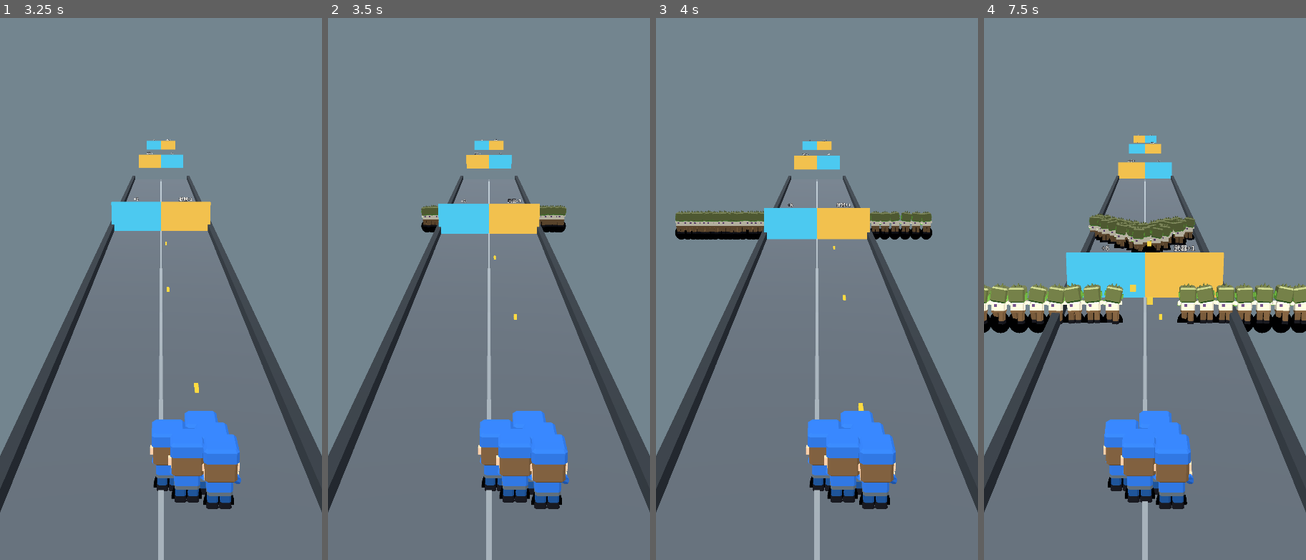
Above: before the commit, frames 1-4 (left to right).
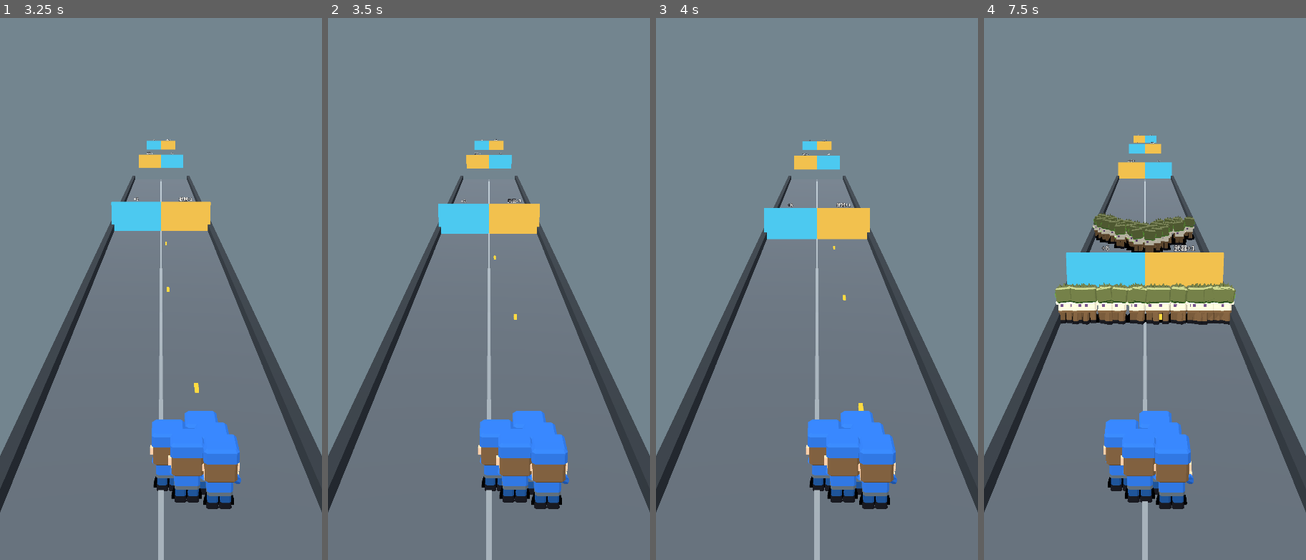
Above: after the commit, the same moments.

Repository: sylsaint/zombie-blaster
Game: Godot game, scene res://scenes/main.tscn
Same seed, same stepped clock (60 frames per second), same inputs: the game is played once before the commit and once after it.
Inputs (mouse positions are in pixels of both pictures, inside the frame that each line leads up to):
- Up to frame 1 (3.25 s): click "开始" at 0.5 s; click "第 1 关" at 1.25 s; tap Enter at 2 s; move the mouse to (231, 245) at 2.02 s; hold Shift 2.03-2.75 s; click (231, 245) at 2.17 s; drag from (96, 299) to (144, 386) at 2.77 s
- Up to frame 2 (3.5 s): no input
- Up to frame 3 (4 s): move the mouse to (849, 148) at 3.52 s; tap Ctrl at 3.6 s; click (849, 148) at 3.67 s
- Up to frame 4 (7.5 s): drag from (1128, 386) to (1048, 186) at 4.27 s; move the mouse to (1241, 359) at 5.02 s; tap Alt at 5.1 s; click (1241, 359) at 5.17 s; drag from (1048, 186) to (1096, 131) at 5.77 s; move the mouse to (1161, 272) at 6.52 s; hold Shift 6.53-7.25 s; click (1161, 272) at 6.67 s; drag from (1096, 131) to (1080, 299) at 7.27 s

Frame 1 is identical in both runs. In frame 2, 0.6% of the frame differs, in the area x 28-74%, y 34-40%; in frame 3, 2.3%; in frame 4, 6.2%, in the area x 0-100%, y 35-59%.

Commit message:
Keep zombie bodies inside the lane rails.
Clamp formation and post-tick enemy x to the rail line minus body radius, and assert every enemy stays there through the level-1 run.

Co-authored-by: nihilism9 <sylsaint@users.noreply.github.com>

Diff:
--- a/scripts/combat_sim.gd
+++ b/scripts/combat_sim.gd
@@ -93,6 +93,7 @@
 	casualties.tick(dt)
 	if auto_respawn:
 		maintain_counts()
+	_clamp_bodies()
 	if profile != null:
 		profile.combat_us += int(Time.get_ticks_usec() - t0)
 
@@ -121,22 +122,38 @@
 
 
 func _spawn_archetype(arch: EnemyArchetype) -> int:
-	var px := randf_range(-lane_span, lane_span)
+	var px := LaneMotion.clamp_body_x(randf_range(-lane_span, lane_span), arch.radius)
 	var pz := squad.position.z - randf_range(respawn_near, respawn_far)
 	var variant := clampf(arch.color_variant + randf_range(-0.04, 0.04), 0.0, 1.0)
 	return EnemyCatalog.place(enemies, arch, stage, px, pz, variant)
 
 
 func _spawn_ahead(kind: int) -> int:
-	var px := randf_range(-lane_span, lane_span)
+	var body_radius := EnemyPool.GRUNT_RADIUS
+	match kind:
+		EnemyPool.Archetype.ELITE:
+			body_radius = EnemyPool.ELITE_RADIUS
+		EnemyPool.Archetype.BOSS:
+			body_radius = EnemyPool.BOSS_RADIUS
+	var px := LaneMotion.clamp_body_x(randf_range(-lane_span, lane_span), body_radius)
 	var pz := squad.position.z - randf_range(respawn_near, respawn_far)
 	match kind:
 		EnemyPool.Archetype.ELITE:
-			return enemies.spawn(kind, px, pz, 220.0, 1.1, EnemyPool.ELITE_RADIUS, randf_range(0.72, 0.95))
+			return enemies.spawn(kind, px, pz, 220.0, 1.1, body_radius, randf_range(0.72, 0.95))
 		EnemyPool.Archetype.BOSS:
-			return enemies.spawn(kind, px, pz, 4000.0, 0.9, EnemyPool.BOSS_RADIUS, 0.5)
+			return enemies.spawn(kind, px, pz, 4000.0, 0.9, body_radius, 0.5)
 		_:
-			return enemies.spawn(kind, px, pz, 20.0, 1.6, EnemyPool.GRUNT_RADIUS, randf_range(0.05, 0.45))
+			return enemies.spawn(kind, px, pz, 20.0, 1.6, body_radius, randf_range(0.05, 0.45))
+
+
+func _clamp_bodies() -> void:
+	var a := 0
+	while a < enemies.active_n:
+		var id := enemies.active_ids[a]
+		a += 1
+		if enemies.state[id] == EnemyPool.State.FREE:
+			continue
+		enemies.x[id] = LaneMotion.clamp_body_x(enemies.x[id], enemies.radius[id])
 
 
 func _spawn_shots() -> void:
--- a/scripts/lane_motion.gd
+++ b/scripts/lane_motion.gd
@@ -1,10 +1,15 @@
 class_name LaneMotion
 extends RefCounted
-## Maps a horizontal screen drag into a lane X and clamps it.
+## Maps a horizontal screen drag into a lane X and keeps bodies inside the rails.
 ##
 ## One full viewport-width of drag covers the whole lane, so a swipe can
 ## cross from rail to rail on any phone aspect. The greybox player uses this;
-## the future squad anchor should keep using it instead of growing its own copy.
+## the squad anchor should keep using it instead of growing its own copy.
+## Enemy centers use the same rail line, pulled in by their body radius.
+
+
+## Greybox rail centerline. scenes/main.tscn places the rails at X = ±3.75.
+const RAIL_X := 3.75
 
 
 static func apply_drag(current_x: float, screen_dx: float, viewport_width: float, lane_half_width: float) -> float:
@@ -13,3 +18,13 @@
 		return clampf(current_x, -half, half)
 	var world_dx := (screen_dx / viewport_width) * (half * 2.0)
 	return clampf(current_x + world_dx, -half, half)
+
+
+## Half-width a body of `radius` may use so its edge stays on the rail line.
+static func body_limit(radius: float) -> float:
+	return maxf(RAIL_X - maxf(radius, 0.0), 0.0)
+
+
+static func clamp_body_x(x: float, radius: float) -> float:
+	var limit := body_limit(radius)
+	return clampf(x, -limit, limit)
--- a/scripts/level_session.gd
+++ b/scripts/level_session.gd
@@ -235,7 +235,7 @@
 		return -1
 	return sim.enemies.spawn(
 		arch.kind,
-		px,
+		LaneMotion.clamp_body_x(px, arch.radius),
 		pz,
 		hit_points,
 		arch.speed,
@@ -260,7 +260,7 @@
 	if arch == null:
 		return
 	var n := mini(count, _spawn_x.size())
-	_fill_formation(n, form == 1)
+	_fill_formation(n, form == 1, arch.radius)
 	var base_z := sim.squad.position.z - SPAWN_AHEAD
 	var hp := arch.base_hp * level.hp_multiplier
 	var i := 0
@@ -269,18 +269,19 @@
 		i += 1
 
 
-func _fill_formation(n: int, wedge: bool) -> void:
+func _fill_formation(n: int, wedge: bool, radius: float) -> void:
 	if n <= 0:
 		return
 	if n == 1:
 		_spawn_x[0] = 0.0
 		_spawn_zoff[0] = 0.0
 		return
-	var span := 4.6
+	var limit := LaneMotion.body_limit(radius)
+	var span := minf(4.6, limit * 2.0)
 	var i := 0
 	while i < n:
 		var t := float(i) / float(n - 1)
-		_spawn_x[i] = lerpf(-span * 0.5, span * 0.5, t)
+		_spawn_x[i] = LaneMotion.clamp_body_x(lerpf(-span * 0.5, span * 0.5, t), radius)
 		if wedge:
 			_spawn_zoff[i] = (1.0 - absf(t - 0.5) * 2.0) * 3.0
 		else:
@@ -293,7 +294,8 @@
 	var i := 0
 	while i < n and _elite_n < ELITE_SLOTS:
 		var t := 0.5 if n == 1 else float(i) / float(n - 1)
-		var px := lerpf(-1.4, 1.4, t)
+		var elite_radius := _elite.radius if _elite != null else EnemyPool.ELITE_RADIUS
+		var px := LaneMotion.clamp_body_x(lerpf(-1.4, 1.4, t), elite_radius)
 		var id := _spawn_from(_elite, px, sim.squad.position.z - 10.0, level.elite_hp, _elite.color_variant if _elite != null else 0.85)
 		if id < 0:
 			return
--- a/tests/test_level1_playable.gd
+++ b/tests/test_level1_playable.gd
@@ -60,6 +60,8 @@
 		soldiers_seen = maxi(soldiers_seen, _visible(host.crowd.squad_body_mm))
 		enemies_seen = maxi(enemies_seen, _enemy_instances(host.crowd))
 		spawned = maxi(spawned, host.session.sim.enemies.kill_count + host.session.grunt_alive())
+		var outside := _enemy_outside_lane(host.session.sim.enemies)
+		assert_eq(outside, -1, _lane_miss_text(host.session.sim.enemies, outside))
 		if not crossed and prev_traveled < add_gate.distance and host.session.traveled + 0.0001 >= add_gate.distance:
 			count_before = prev_count
 			count_after = squad.count
@@ -158,6 +160,26 @@
 	return ""
 
 
+func _enemy_outside_lane(enemies: EnemyPool) -> int:
+	var a := 0
+	while a < enemies.active_n:
+		var id := enemies.active_ids[a]
+		a += 1
+		if enemies.state[id] == EnemyPool.State.FREE:
+			continue
+		var limit := LaneMotion.body_limit(enemies.radius[id])
+		if absf(enemies.x[id]) > limit + 0.0001:
+			return id
+	return -1
+
+
+func _lane_miss_text(enemies: EnemyPool, id: int) -> String:
+	if id < 0:
+		return ""
+	var limit := LaneMotion.body_limit(enemies.radius[id])
+	return "enemy %d x=%.3f radius=%.3f left the lane (limit ±%.3f)" % [id, enemies.x[id], enemies.radius[id], limit]
+
+
 func _visible(node: MultiMeshInstance3D) -> int:
 	if node == null or node.multimesh == null:
 		return 0
